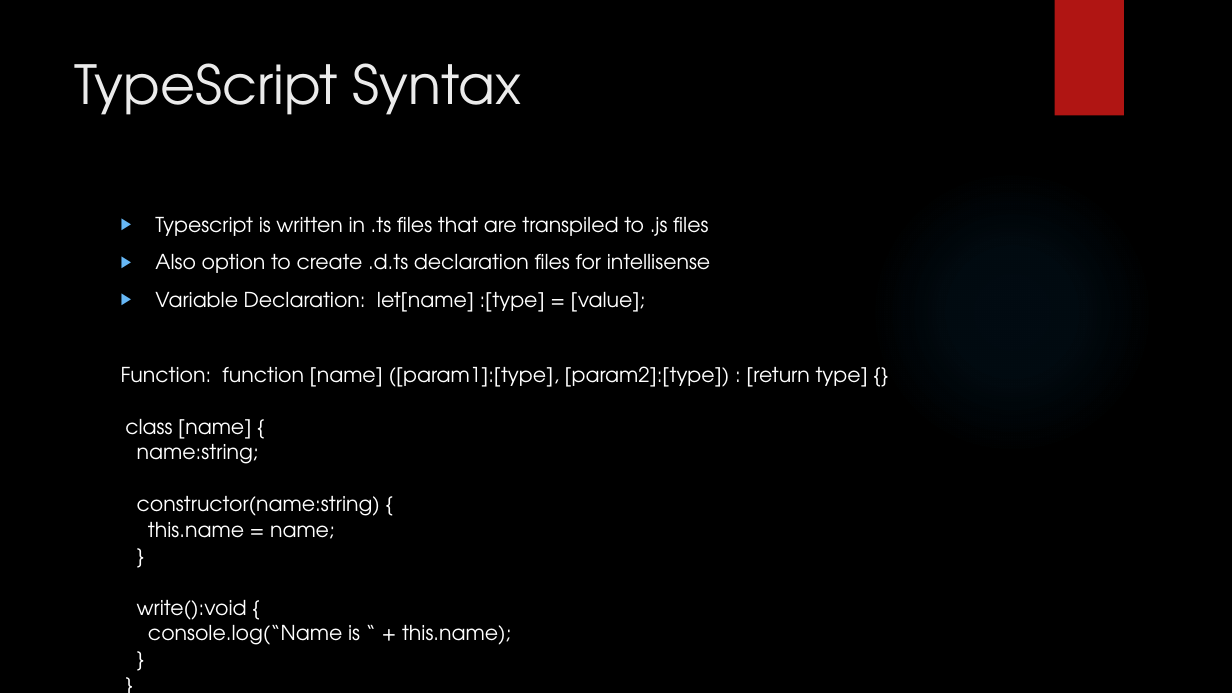
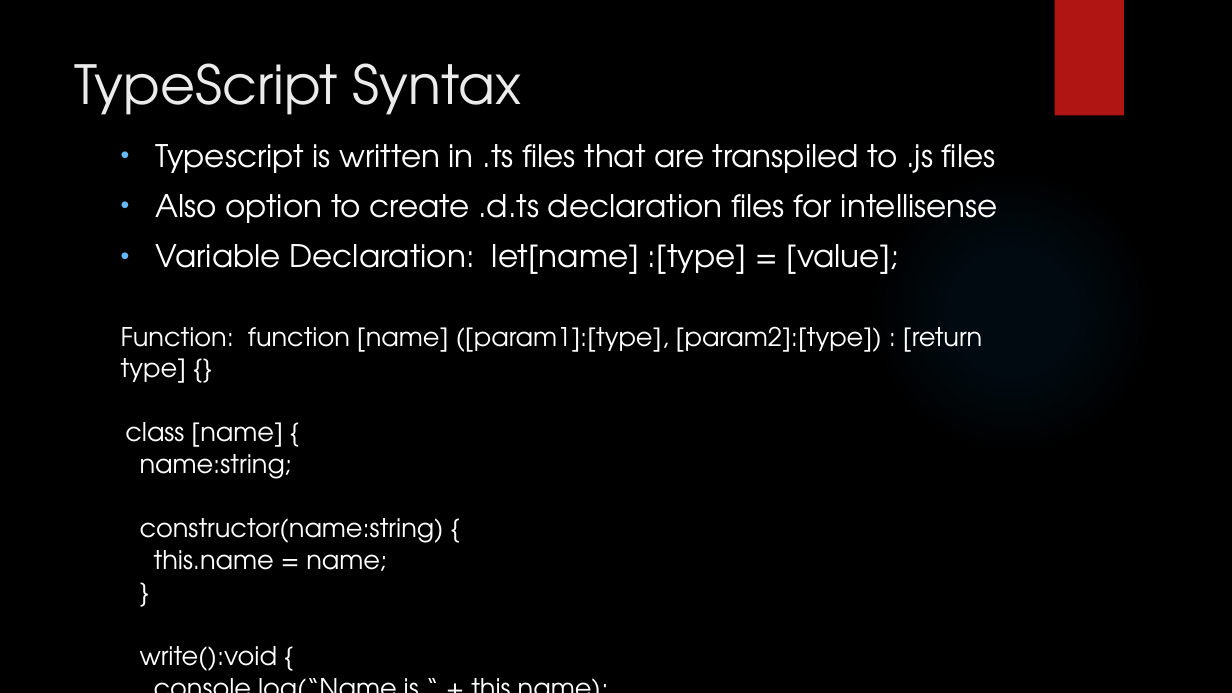
Before and after one commit to LogolsLLC/Logols-May2018, a slide deck: slide 27 of Slides/06_JavaScriptTypescript_TrainingPlan.pptx. Drawn at 1232x693 pixels with LibreOffice and Linux fonts; fonts in the diff are those of the drawing; background and template pictures are left out. Boxes give left, top, right and bottom in pixels: in the first picture for what was removed or moved away, otherwise in the second. Text is boxed around its words. In the diff, an @@ line names an element or a change of style, - is before the commit and + after.

Commit message:
Update JavaScript slides

```diff
--- a/Slides/06_JavaScriptTypescript_TrainingPlan.pptx
+++ b/Slides/06_JavaScriptTypescript_TrainingPlan.pptx
@@ text "Typescript is written in .ts ...": place and size @@
-text "Typescript is written in .ts ..." at (121,217,868,645)
+text "Typescript is written in .ts ..." at (121,144,998,671)
@@ text "Typescript is written in .ts ..." at (121,144,998,671): size 16 to 24.2 pt in "Typescript is written in .ts files that ...", "Also option to create .d.ts declaration files ...", "Variable Declaration: let[name] :[type] = [value];"; size 16 to 19.9 pt in "Function: function [name] ([param1]:[type], [param2]:[type]) ...", "class [name] {", "name:string;", "constructor(name:string) {" and 6 more places; bullet ▶ to • @@
```
Also in this commit, not shown: 19 other slides changed, 8 slides added, 1 other file.
